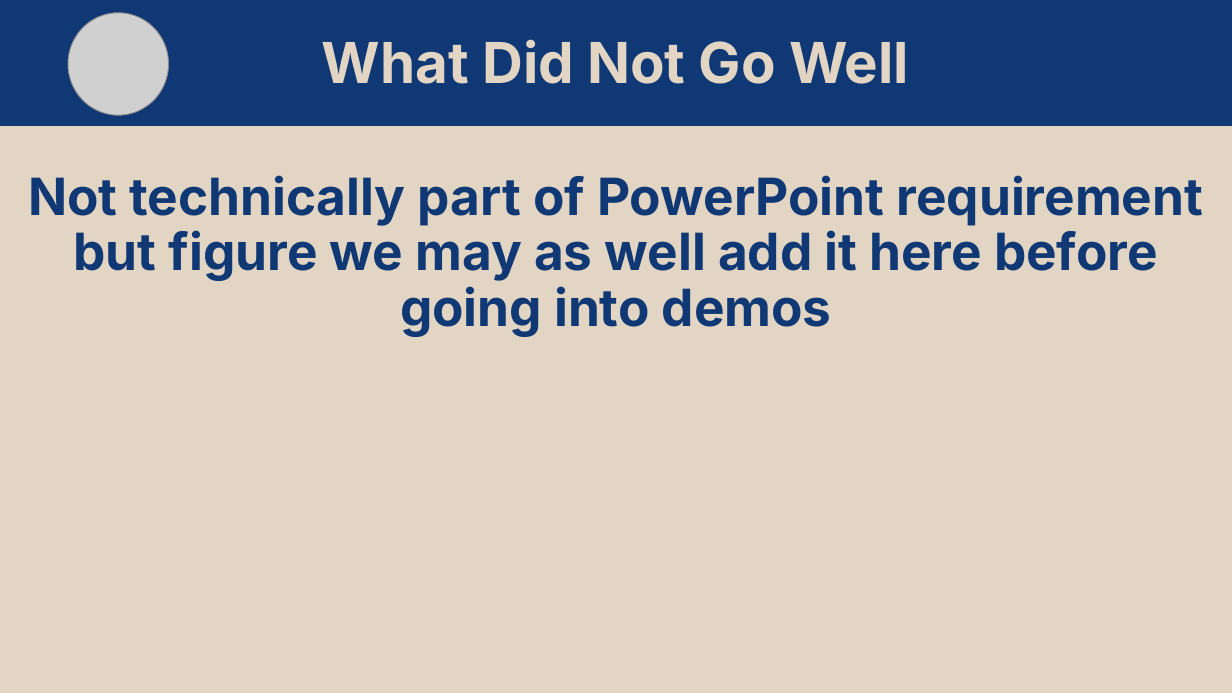
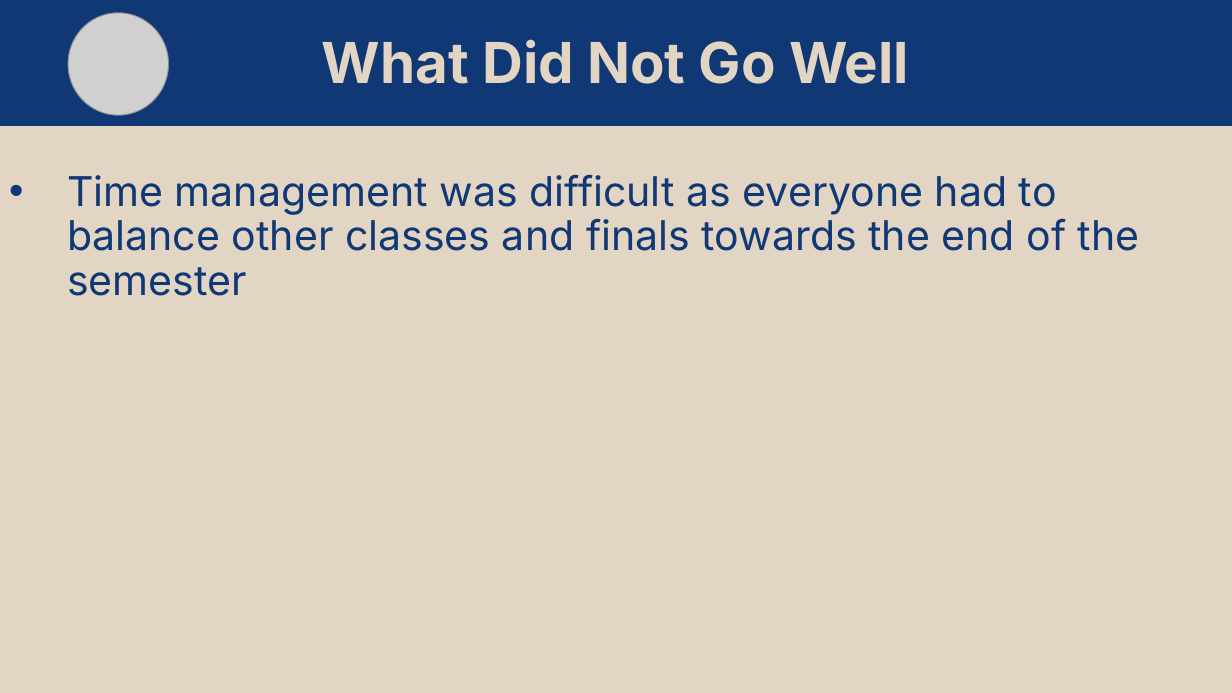
Before and after one commit to matt11matthew/NutritionCompass, a slide deck: slide 12 of diagrams/Nutrition Compass Presentation.pptx. Drawn at 1232x693 pixels with LibreOffice and Linux fonts; fonts in the diff are those of the drawing; grey boxes stand for pictures. Boxes give left, top, right and bottom in pixels: in the first picture for what was removed or moved away, otherwise in the second. Text is boxed around its words. In the diff, an @@ line names an element or a change of style, - is before the commit and + after.

```diff
--- a/diagrams/Nutrition Compass Presentation.pptx
+++ b/diagrams/Nutrition Compass Presentation.pptx
@@ text at [67,174,1140,296]: text changed; size 40 to 32 pt; bold off @@
-Not technically part of PowerPoint requirement but figure we may as well add it here before going into demos
+• Time management was difficult as everyone had to balance other classes and finals towards the end of the semester
```
Also in this commit, not shown: 5 other slides changed.
